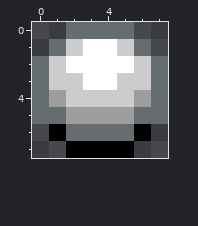
Two states of a pixel-art file, Assets/Original/ball.aseprite. The picture above is the old version.
8x8 pixels, 1 frame.
Now the later version:
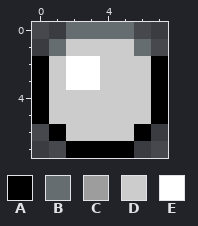
Palette (. is transparent): A #000000  B #656d71  C #9d9d9d  D #cccccc  E #ffffff
Change:
The edit turns colour B into colour A in rows 2 to 5 at x 0 and 7.
The edit turns colour B into colour D in row 5 at x 1 and 6; in row 6 at x 2 to 5.
The edit turns colour C into colour D in row 4 at x 1 and 6; in row 5 at x 2 to 5.
The edit turns colour E into colour D in row 1 at x 3 to 4; in row 2 at x 4 to 5; in row 3 at x 4.
The edit turns colour D into colour E in row 3 at x 2.
Boxes around the changes in both pictures, in picture pixels (x1, y1, x2, y2):
changed: (32, 39, 168, 141)
